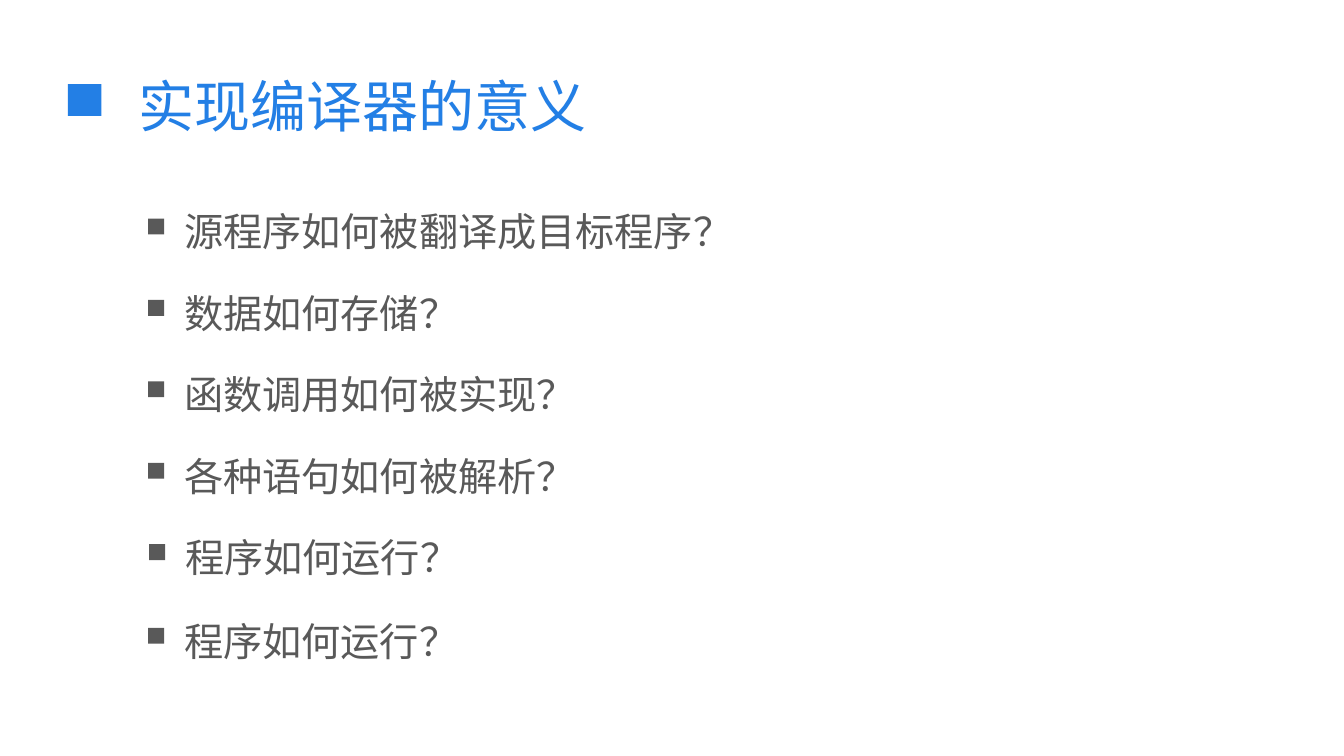
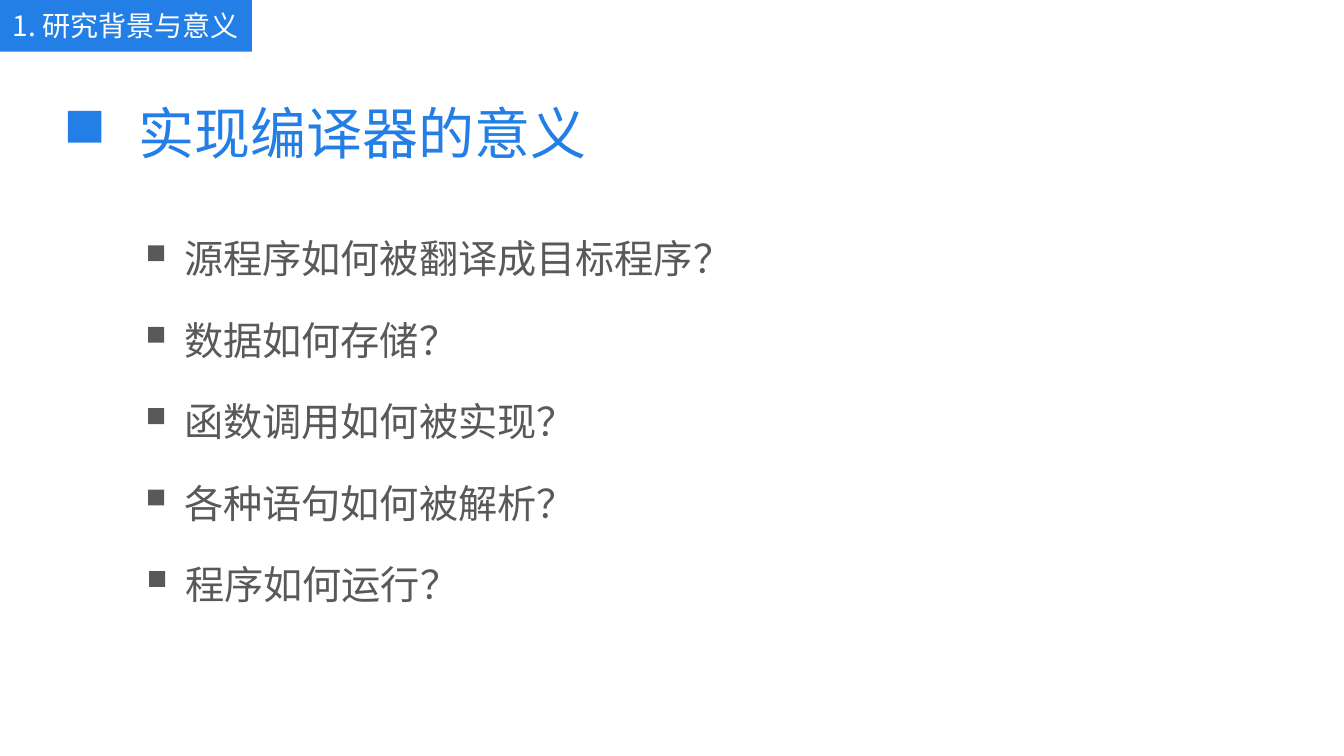
Before and after one commit to kkli28/cc, a slide deck: slide 4 of 论文相关/答辩ppt.pptx. Drawn at 1344x756 pixels with LibreOffice and Linux fonts; fonts in the diff are those of the drawing. Boxes give left, top, right and bottom in pixels: in the first picture for what was removed or moved away, otherwise in the second. Text is boxed around its words. In the diff, an @@ line names an element or a change of style, - is before the commit and + after.

```diff
--- a/论文相关/答辩ppt.pptx
+++ b/论文相关/答辩ppt.pptx
@@ rectangle added at box(0, 0, 252, 51), fill #237FE5, 20 pt, text #FFFFFF @@
+1. 研究背景与意义
@@ text "各种语句如何被解析？": place and size @@
-text "各种语句如何被解析？" at box(184, 458, 575, 495)
+text "各种语句如何被解析？" at box(184, 485, 575, 522)
@@ 5 texts, 5 rectangles: place and size @@
-5 texts, 5 rectangles at box(68, 79, 732, 576)
+5 texts, 5 rectangles at box(68, 106, 732, 603)
@@ rectangle: place and size @@
-rectangle at box(149, 544, 165, 561)
+rectangle at box(149, 572, 165, 588)
@@ rectangle removed at box(148, 628, 164, 644) @@
@@ text removed at box(184, 623, 458, 660) @@
-程序如何运行？
```
Also in this commit, not shown: 17 other slides changed, 8 slides added, 1 slide removed, 1 other file.
